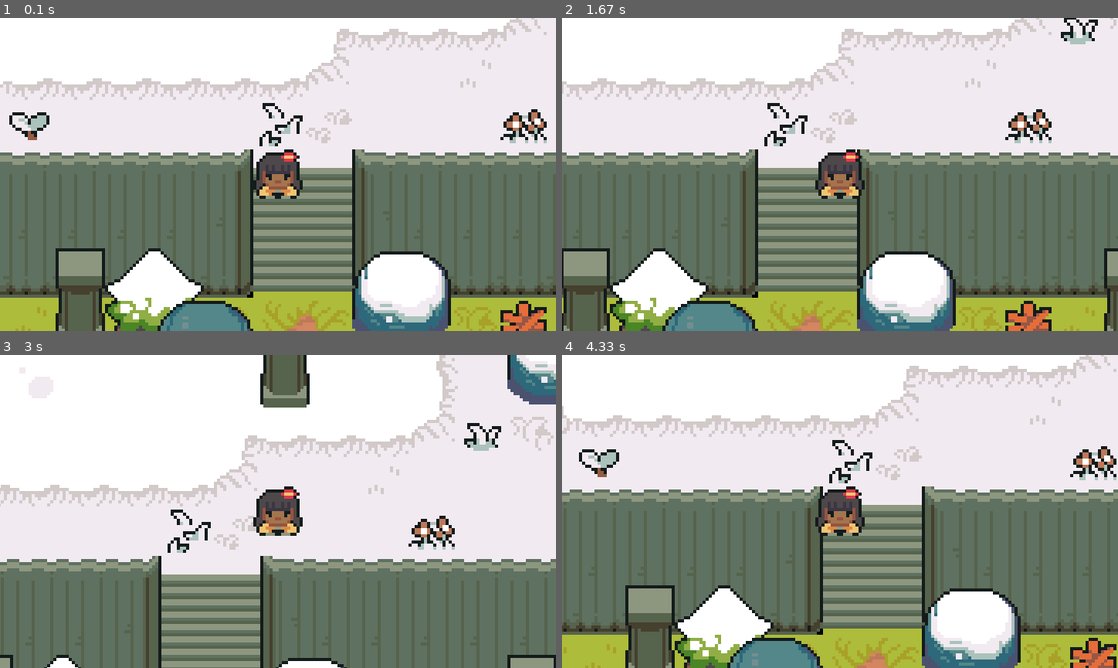
Above: before the commit, frames 1-4 (two rows, left to right).
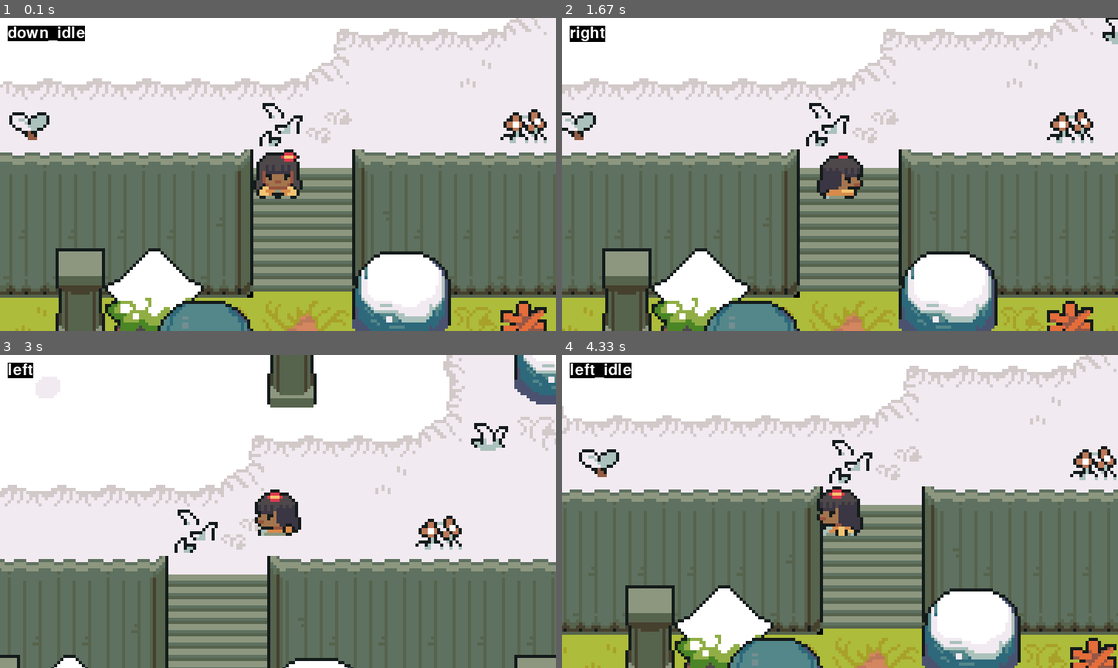
Above: after the commit, the same moments.

Repository: Lslimitless/PygameZelda
Game: pygame game, started from code/main.py
Same seed, same stepped clock (60 frames per second), same inputs: the game is played once before the commit and once after it.
Inputs:
- Up to frame 1 (0.1 s): no input
- Up to frame 2 (1.67 s): hold Space 0.33-0.8 s; hold Right 0.33-0.8 s; hold Ctrl 0.83-1.3 s; hold Right 0.83-1.3 s; hold Right from 1.33 s (still down)
- Up to frame 3 (3 s): release Right at 1.8 s; hold Up 1.83-2.13 s; hold Right 2.17-2.63 s; hold Left from 2.67 s (still down)
- Up to frame 4 (4.33 s): release Left at 3.2 s; hold Down 3.23-3.53 s; tap Space at 3.57 s; hold Left 3.9-4.3 s

The runs differ from the first frame. In frame 1, 0.5% of the frame differs, in the area x 1-16%, y 2-8%; in frame 2, 28%, in the area x 0-100%, y 0-100%; in frame 3, 11%; in frame 4, 1.1%.

Commit message:
player animation

Diff:
--- a/code/level.py
+++ b/code/level.py
@@ -4,6 +4,7 @@
 from support import *
 from tile import Tile
 from player import Player
+from debug import debug
 
 class Level:
 
@@ -49,6 +50,7 @@
 
         self.visible_sprites.custom_draw(self.player)
         self.visible_sprites.update()
+        debug(self.player.status)
 
 
 class YSortCameraGroup(pygame.sprite.Group):
--- a/code/player.py
+++ b/code/player.py
@@ -1,6 +1,6 @@
 import pygame
 from settings import *
-from debug import debug
+from support import import_folder
 
 class Player(pygame.sprite.Sprite):
     def __init__(self, pos, groups, obstacle_sprites):
@@ -9,25 +9,86 @@
         self.rect = self.image.get_rect(topleft = pos)
         self.hitbox = self.rect.inflate(-20, -20)
 
+        # graphics setup
+        self.import_player_assets()
+        self.status = 'down'
+        self.frame_index = 0
+        self.animation_speed = 0.15
+
+        # movement
         self.direction = pygame.math.Vector2()
         self.speed = 5
+        self.attacking = False
+        self.attack_cooldown = 400
+        self.attack_time = None
 
         self.obstacle_sprites = obstacle_sprites
 
     def input(self):
-        keys = pygame.key.get_pressed()
+        if not self.attacking:
+            keys = pygame.key.get_pressed()
 
-        self.direction.y = 0
-        if keys[pygame.K_UP]:
-            self.direction.y -= 1
-        if keys[pygame.K_DOWN]:
-            self.direction.y += 1
+            # 이동 입력
+            self.direction.y = 0
+            if keys[pygame.K_UP]:
+                self.direction.y -= 1
+                self.status = 'up'
+            if keys[pygame.K_DOWN]:
+                self.direction.y += 1
+                self.status = 'down'
 
-        self.direction.x = 0
-        if keys[pygame.K_RIGHT]:
-            self.direction.x += 1
-        if keys[pygame.K_LEFT]:
-            self.direction.x -= 1
+            self.direction.x = 0
+            if keys[pygame.K_RIGHT]:
+                self.direction.x += 1
+                self.status = 'right'
+            if keys[pygame.K_LEFT]:
+                self.direction.x -= 1
+                self.status = 'left'
+
+            # 공격 입력
+            if keys[pygame.K_SPACE]:
+                self.attacking = True
+                self.attack_time = pygame.time.get_ticks()
+                print('attack')
+
+            # 마법 입력
+            if keys[pygame.K_LCTRL]:
+                self.attacking = True
+                self.attack_time = pygame.time.get_ticks()
+                print('magic')
+
+    def get_status(self):
+
+        # idle status
+        if self.direction.x == 0 and self.direction.y == 0:
+            # in : 변수에 문자열이 들어있는지 ex) 'cde' in 'abcdefg' -> True
+            # status에 'idle', 'attack'이 모두 들어있지 않을 때
+            if not '_idle' in self.status and not '_attack' in self.status:
+                self.status = self.status + '_idle'
+
+        # attack status
+        if self.attacking:
+            self.direction.x = 0
+            self.direction.y = 0
+            if not '_attack' in self.status:
+                if '_idle' in self.status:
+                    # replace('a', 'b') : 'a' -> 'b' *포함된 문자열을 모두 바꿈*
+                    self.status = self.status.replace('_idle', '_attack')
+                else:
+                    self.status = self.status + '_attack'
+        else:
+            if '_attack' in self.status:
+                self.status = self.status.replace('_attack', '')
+
+    def import_player_assets(self):
+        character_path = './graphics/player/'
+        self.animations = {'up': [], 'down': [], 'left': [], 'right': [],
+                           'up_idle': [], 'down_idle': [], 'left_idle': [], 'right_idle': [],
+                           'up_attack': [], 'down_attack': [], 'left_attack': [], 'right_attack': []}
+
+        for animation in self.animations.keys():
+            full_path = character_path + animation
+            self.animations[animation] = import_folder(full_path)
 
     def move(self, speed):
         if self.direction.magnitude() != 0: # magnitude() : 피타고라스의 정리를 이용한 벡터의 길이를 반환함 sqrt(x^2 + y^2) -> r^2 = x^2 + y^2
@@ -60,6 +121,28 @@
                     if self.direction.y < 0: # 위쪽으로 이동
                         self.hitbox.top = sprite.hitbox.bottom
 
+    def cooldowns(self):
+        current_time = pygame.time.get_ticks()
+
+        if self.attacking:
+            if current_time - self.attack_time >= self.attack_cooldown:
+                self.attacking = False
+
+    def animate(self):
+        animation = self.animations[self.status]
+
+        # loop over the frame index
+        self.frame_index += self.animation_speed
+        if self.frame_index >= len(animation):
+            self.frame_index = 0
+
+        # set the image
+        self.image = animation[int(self.frame_index)]
+        self.rect = self.image.get_rect(center = self.hitbox.center)
+
     def update(self):
         self.input()
+        self.cooldowns()
+        self.get_status()
+        self.animate()
         self.move(self.speed)
